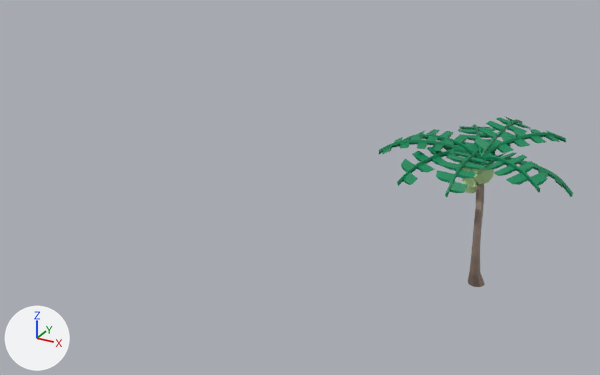
One commit to the FBX model Assets/Models/GameSceneObjects/海線/Decorate/coco_tree_03.fbx: the scene before it, then after it.
Rendered twice from a camera (50 mm lens) standing at (38.0, -137.6, 80.1) and looking at (-37.2, -0.7, 11.7). Arrows for +X, +Y and +Z are at lower left; the lights stay in place.

The first picture shows 'coco_tree_1'.
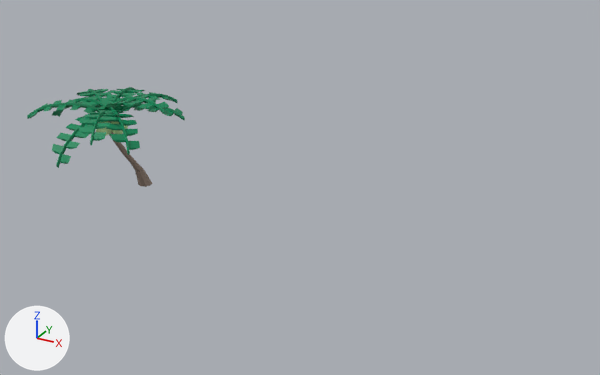
Edits to the bpy script that builds the scene:
```text
Change me_cylinder_034:
    used by ob_coco_tree_1; parent = ob_coco_tree_1_001; location = (-0.232, -0.233, 17.52)
    remove me_cylinder_034.from_pydata(...)  # 1222 vertices, 1192 faces; spans x -18.0..15.8, y -16.3..17.0, z -17.5..11.4
    add me_cylinder_034.from_pydata(...)  # 1327 vertices, 1290 faces; spans x -1667.5..1714.3, y 11.1..2662.7, z -1185.4..2122.9
    me_cylinder_034 part 1: the loose piece of 17 vertices spanning x -3.3..0.6, y -2.5..1.1, z 0.7..4.8 is turned -90 degrees about the x axis through its middle and scaled by 100, then moved by (-97.6, 1953.9, 285.2)
    me_cylinder_034 part 2: the loose piece of 17 vertices spanning x -4.5..-0.7, y -2.5..1.2, z 3.4..7.0 is turned -90 degrees about the x axis through its middle and scaled by 100, then moved by (203.7, 1787.6, 323.2)
    me_cylinder_034 part 3: the loose piece of 17 vertices spanning x -1.0..2.9, y -4.0..-0.2, z 3.7..7.5 is turned -90 degrees about the x axis through its middle and scaled by 100, then moved by (-30.7, 1806.8, 553.8)
    me_cylinder_034 part 4: the loose piece of 122 vertices spanning x -1.1..15.8, y -2.7..5.6, z 1.9..8.4 is multiplied about its middle by the matrix ((64.783, 76.178, 0.0), (0.0, 0.0, 100.0), (76.178, -64.783, 0.0)), then moved by (663.2, 2038.3, 889.5)
    me_cylinder_034 part 5: the loose piece of 122 vertices spanning x -3.0..5.1, y 0.0..17.0, z 6.0..11.3 is multiplied about its middle by the matrix ((-97.498, 14.304, 17.016), (6.591, -54.503, 83.582), (21.23, 82.613, 52.196)), then moved by (-24.0, 1835.4, 1344.3)
    me_cylinder_034 part 6: the loose piece of 122 vertices spanning x -9.2..1.5, y -0.4..16.4, z 6.1..9.6 is multiplied about its middle by the matrix ((-1.783, 99.984, 0.0), (0.0, 0.0, 100.0), (99.984, 1.783, 0.0)), then moved by (791.7, 2204.4, 130.6)
    me_cylinder_034 part 7: the loose piece of 122 vertices spanning x -2.2..12.0, y -1.5..12.5, z 6.2..11.4 is multiplied about its middle by the matrix ((64.783, 76.178, 0.0), (0.0, 0.0, 100.0), (76.178, -64.783, 0.0)), then moved by (812.6, 2398.6, 436.4)
    me_cylinder_034 part 8: the loose piece of 122 vertices spanning x -18.0..-0.8, y -7.3..1.8, z 6.6..10.1 is multiplied about its middle by the matrix ((1.761, 99.984, 0.0), (0.0, 0.0, 100.0), (99.984, -1.761, 0.0)), then moved by (-223.6, 2215.2, -337.3)
    me_cylinder_034 part 9: the loose piece of 122 vertices spanning x -1.5..13.2, y -10.7..2.8, z 5.5..10.5 is multiplied about its middle by the matrix ((-19.769, -96.336, -18.126), (-24.741, -12.989, 96.016), (-94.853, 23.467, -21.267)), then moved by (299.3, 2183.3, -327.5)
    me_cylinder_034 part 10: the loose piece of 122 vertices spanning x -17.7..-0.8, y -1.6..6.7, z 5.1..9.5 is multiplied about its middle by the matrix ((97.879, -11.089, -17.228), (15.894, -11.967, 98.001), (-12.929, -98.66, -9.951)), then moved by (-833.2, 2094.0, 349.9)
    me_cylinder_034 part 11: the loose piece of 122 vertices spanning x -12.3..-0.2, y -12.6..3.0, z 4.4..9.1 is multiplied about its middle by the matrix ((-3.332, 98.797, 15.1), (1.422, -15.06, 98.849), (99.934, 3.508, -0.903)), then moved by (-710.5, 2173.0, 32.1)
    me_cylinder_034 part 12: the loose piece of 122 vertices spanning x -4.3..2.9, y -16.3..1.0, z 6.2..9.9 is multiplied about its middle by the matrix ((55.407, 83.242, 0.916), (2.013, -2.44, 99.95), (83.222, -55.361, -3.028)), then moved by (-722.2, 2209.6, 920.9)
    me_cylinder_034 part 13: the loose piece of 122 vertices spanning x -9.2..1.5, y -0.4..16.4, z 6.1..9.6 is copied, and the copy is multiplied about its middle by the matrix ((-99.58, 9.15, 0.0), (0.0, 0.0, 100.0), (9.15, 99.58, 0.0)), then moved by (477.3, 2204.4, 1164.9); it spans x -110.0..1062.9, y 2035.5..2389.3, z 348.6..1980.9
    me_cylinder_034 part 14: a new loose piece of 56 vertices spanning x -166.1..166.1, y 11.1..2036.1, z -794.9..531.0, in mat_material_012 (brown #958274)
    me_cylinder_034 part 15: the loose piece of 56 vertices spanning x -1.4..2.9, y -4.5..1.1, z -17.5..6.3 is deleted
    remove me_cylinder_034.materials.append(mat_material_016)  # green #c3e7a6
Change ob_coco_tree_1:
    ob_coco_tree_1.parent: ob_coco_tree_1_001 -> ob_coco_tree_3_001
    ob_coco_tree_1.location: (-0.232, -0.233, 17.52) -> (-0.000977, 0.0, 0.0)
Add ob_coco_tree_3_001:
    ob_coco_tree_3_001 = bpy.data.objects.new('coco_tree_3.001', None)
    ob_coco_tree_3_001.location = (-83.74, 0.0, 0.0)
    ob_coco_tree_3_001.rotation_euler = (1.571, 0.0, 0.0)  # degrees (90, 0, 0)
    ob_coco_tree_3_001.scale = (0.01, 0.01, 0.01)
```

Boxes (x1, y1, x2, y2) around the edits, measured in the pictures (600 x 375 px; the box of a moved part takes in the faces that stretch with it):
'coco_tree_1', reshaped, moved (18% narrower, 41% shorter)
    before: (379, 116, 573, 287)
    after: (27, 87, 185, 187)
part 1 of me_cylinder_034, moved or reshaped (not visible afterwards)
    before: (462, 177, 477, 193)
part 2 of me_cylinder_034, moved or reshaped
    before: (458, 163, 473, 179)
    after: (112, 119, 128, 134)
part 3 of me_cylinder_034, moved or reshaped
    before: (472, 165, 494, 184)
    after: (96, 121, 112, 136)
part 4 of me_cylinder_034, moved or reshaped
    before: (490, 157, 573, 197)
    after: (98, 107, 140, 155)
part 5 of me_cylinder_034, moved or reshaped
    before: (474, 116, 530, 156)
    after: (52, 114, 104, 168)
part 6 of me_cylinder_034, moved or reshaped
    before: (458, 124, 496, 155)
    after: (115, 101, 185, 120)
part 7 of me_cylinder_034, moved or reshaped
    before: (476, 129, 566, 164)
    after: (105, 95, 169, 114)
part 8 of me_cylinder_034, moved or reshaped
    before: (379, 135, 474, 163)
    after: (104, 87, 145, 107)
part 9 of me_cylinder_034, moved or reshaped
    before: (477, 153, 548, 192)
    after: (115, 92, 177, 111)
part 10 of me_cylinder_034, moved or reshaped
    before: (397, 129, 479, 163)
    after: (52, 96, 111, 117)
part 11 of me_cylinder_034, moved or reshaped
    before: (397, 146, 470, 186)
    after: (77, 89, 114, 108)
part 12 of me_cylinder_034, moved or reshaped
    before: (436, 152, 490, 197)
    after: (27, 100, 100, 119)
part 13 of me_cylinder_034, added (green)
    after: (78, 110, 118, 145)
part 14 of me_cylinder_034, added (brown)
    after: (108, 121, 152, 187)
part 15 of me_cylinder_034, deleted (brown)
    before: (468, 163, 485, 287)
